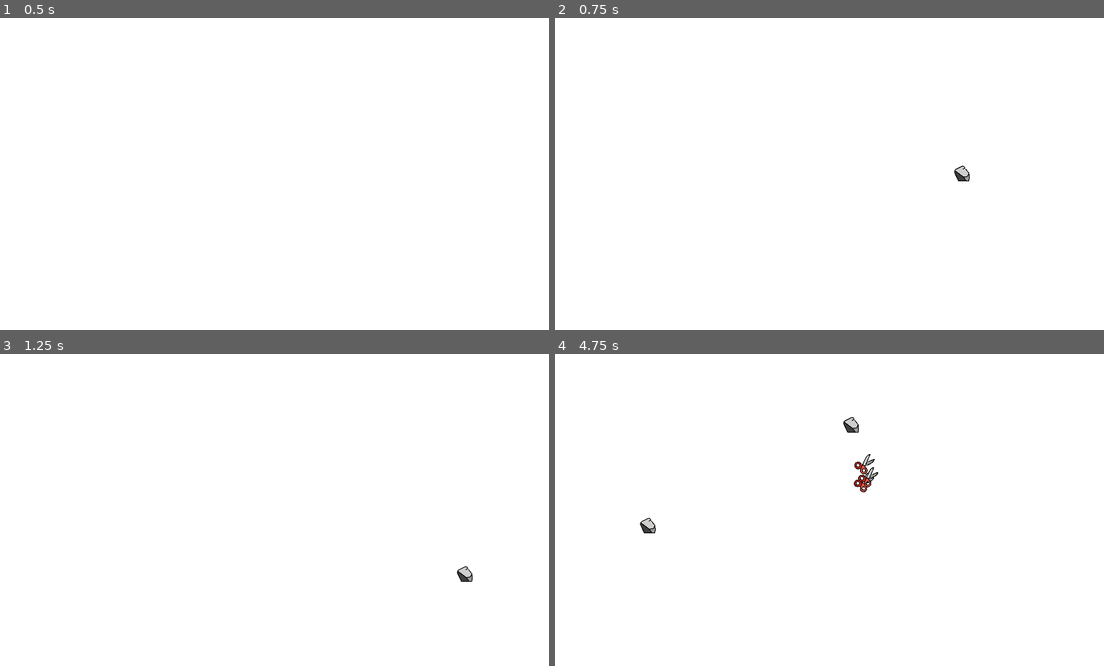
Above: before the commit, frames 1-4 (two rows, left to right).
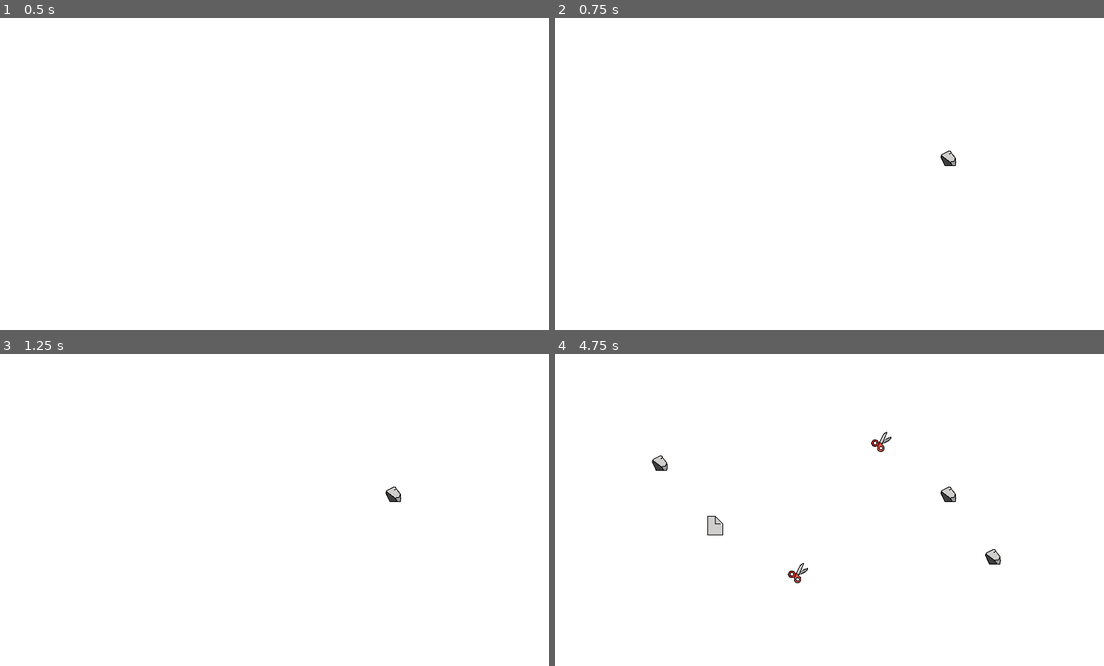
Above: after the commit, the same moments.

Repository: EthanDenny/RockPaperScissors
Game: Godot game, scene res://Main.tscn
Same seed, same stepped clock (60 frames per second), same inputs: the game is played once before the commit and once after it.
Inputs (mouse positions are in pixels of both pictures, inside the frame that each line leads up to):
- Up to frame 1 (0.5 s): no input
- Up to frame 2 (0.75 s): tap Enter at 0.5 s; move the mouse to (950, 158) at 0.52 s; click (950, 158) at 0.6 s
- Up to frame 3 (1.25 s): no input
- Up to frame 4 (4.75 s): move the mouse to (714, 525) at 1.27 s; click (714, 525) at 1.35 s; move the mouse to (884, 441) at 2.02 s; click (884, 441) at 2.1 s; tap Space at 2.75 s; move the mouse to (796, 572) at 2.77 s; click (796, 572) at 2.85 s; move the mouse to (994, 556) at 3.52 s; click (994, 556) at 3.6 s; move the mouse to (659, 463) at 4.27 s; click (659, 463) at 4.35 s

Frame 1 is identical in both runs. In frame 2, 0.2% of the frame differs, in the area x 70-76%, y 42-53%; in frame 3, 0.2%; in frame 4, 1.2%, in the area x 15-82%, y 20-74%.
Error after the commit: Invalid type in function 'nearest' in base 'Node2D (Main.gd)'. Cannot convert argument 1 from Object to Vector2. (res://Scripts/Hand.gd:44)

Commit message:
Rewrote hand movement

Diff:
--- a/Scripts/Hand.gd
+++ b/Scripts/Hand.gd
@@ -5,21 +5,26 @@
 export var prey_ids = []
 export var predator_ids = []
 
+var speed = 2
 var velocity = Vector2()
 
-
-func _ready():
-	velocity = Vector2(rand_range(-1, 1), rand_range(-1, 1)).normalized() * 10
+var target = null
+var initial_target_distance = 0
 
 
 func _physics_process(delta):
-	position += velocity
+	if target == null:
+		target = find_target()
+	elif not is_instance_valid(target):
+		target = find_target()
+	elif position.distance_to(target.position) > initial_target_distance * 2:
+		target = find_target()
+
+	if target != null:
+		velocity = position.direction_to(target.position) * speed
+		position += velocity
 
 	for body in $Area2D.get_overlapping_areas():
-		var mag = velocity.length()
-		var dir = velocity.normalized() * rand_range(-1, 1)
-		velocity = dir * mag
-
 		var hand = body.get_parent()
 		if hand.type_id != type_id:
 			if hand.type_id in prey_ids:
@@ -31,6 +36,12 @@
 func eat(hand):
 	var new_hand = self.duplicate()
 	new_hand.position = hand.position
-	new_hand.velocity = hand.velocity
 	hand.queue_free()
 	get_parent().add_child(new_hand)
+
+
+func find_target():
+	target = get_parent().nearest(self, prey_ids)
+	if target != null:
+		initial_target_distance = position.distance_to(target.position)
+	return target
